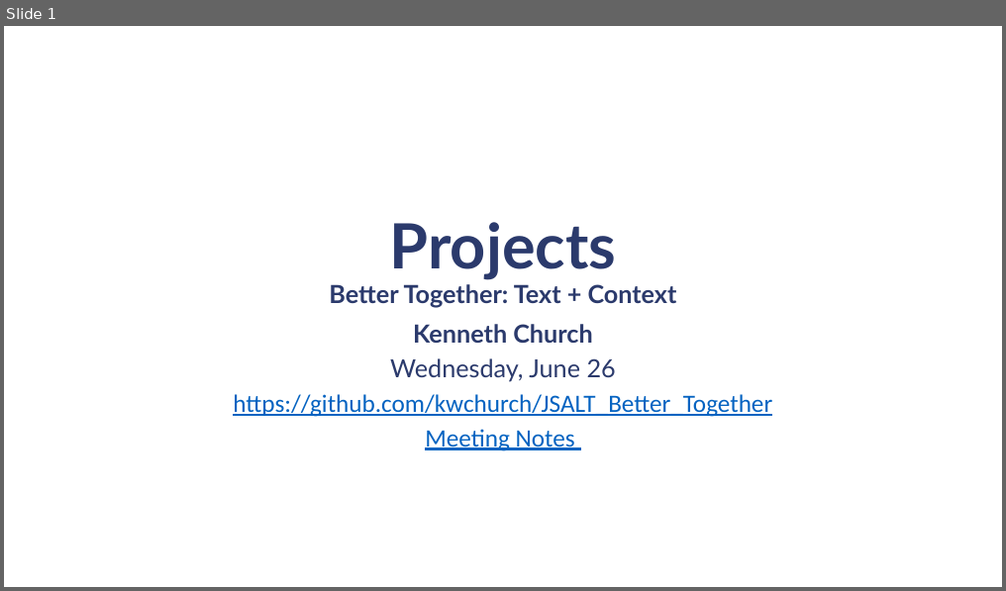
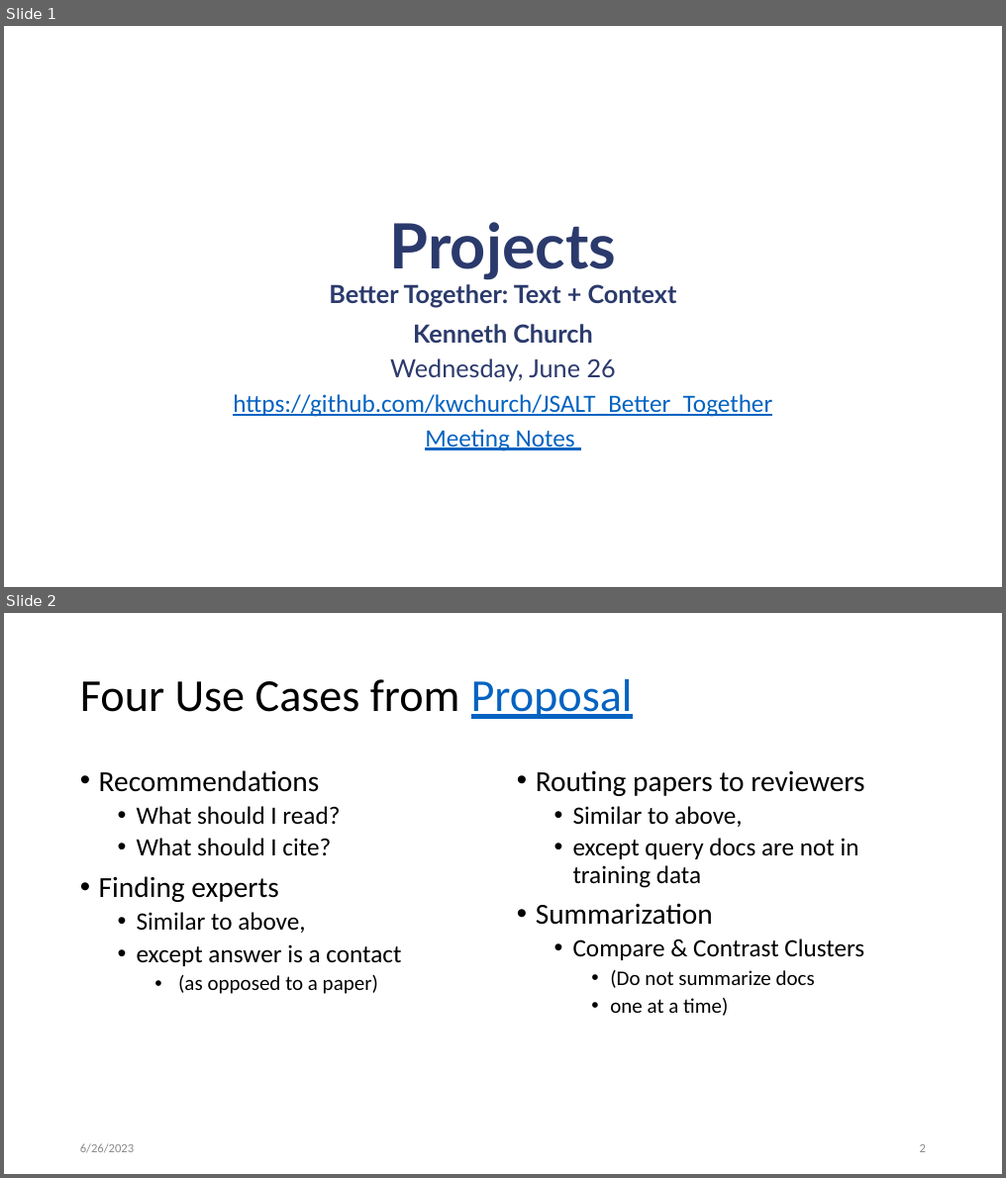
Before and after one commit to kwchurch/JSALT_Better_Together, a slide deck: slides/projects/June26/June26_Projects.pptx. Shown one above the other, each under a label of ours: slide 1 before the commit, slides 1 and 2 after it. The pictures are 1006x591 and 1006x1178 pixels, drawn with LibreOffice and Linux fonts; fonts in the diff are those of the drawing. Boxes give left, top, right and bottom in pixels: in the first picture for what was removed or moved away, otherwise in the second. Text is boxed around its words. In the diff, an @@ line names an element or a change of style, - is before the commit and + after.

```diff
--- a/slides/projects/June26/June26_Projects.pptx
+++ b/slides/projects/June26/June26_Projects.pptx
@@ slide 2 added at (4, 613, 1002, 1174), background #FFFFFF @@
@@ title added at (80, 679, 633, 719), 44 pt, text #000000 @@
+Four Use Cases from Proposal
@@ text added at (99, 770, 401, 994), 24 pt, text #000000 @@
+• Recommendations
+  • What should I read?
+  • What should I cite?
+• Finding experts
+  • Similar to above,
+  • except answer is a contact
+    • (as opposed to a paper)
@@ text added at (536, 770, 864, 1016), 24 pt, text #000000 @@
+• Routing papers to reviewers
+  • Similar to above,
+  • except query docs are not in training data
+• Summarization
+  • Compare & Contrast Clusters
+    • (Do not summarize docs
+    • one at a time)
@@ text added at (80, 1144, 134, 1154), 12 pt, text #8C8C8C @@
+6/26/2023
@@ page number added at (920, 1145, 926, 1153), 12 pt, text #8C8C8C @@
+2
```
Also in this commit, not shown: 1 slide changed.
